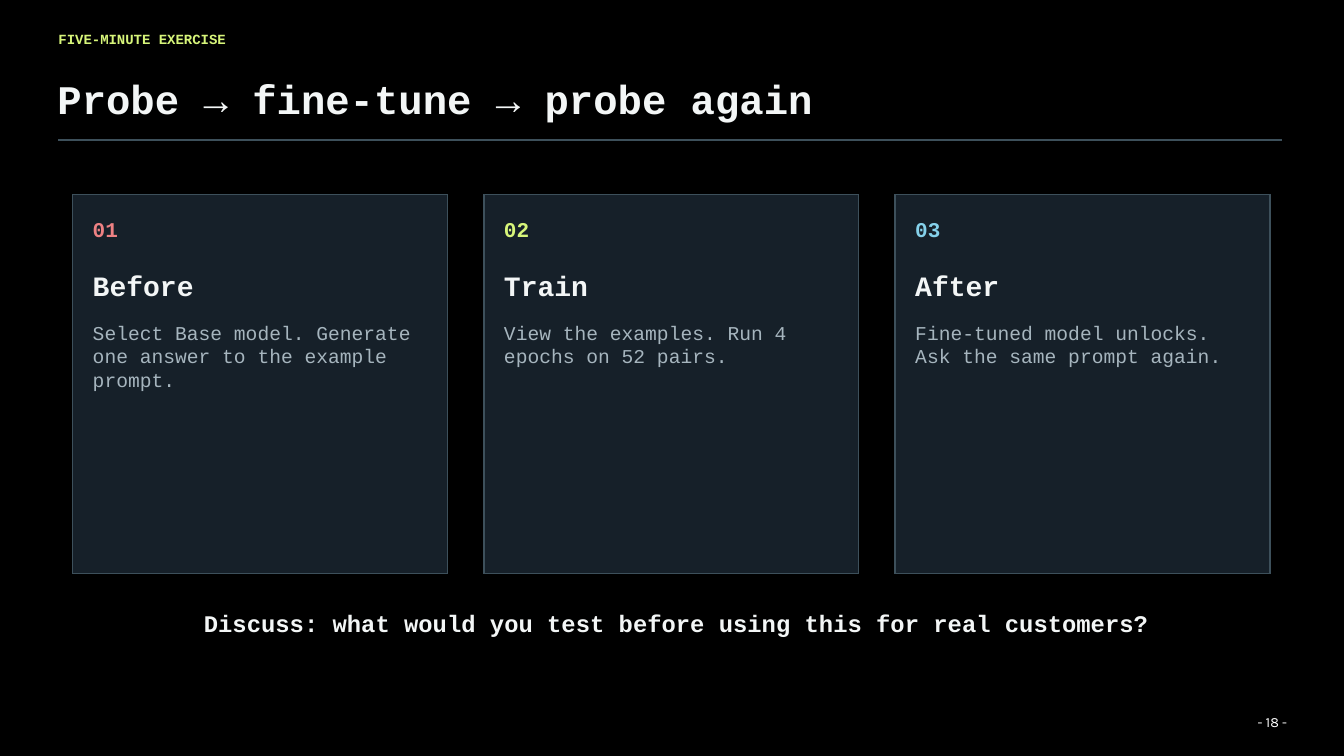
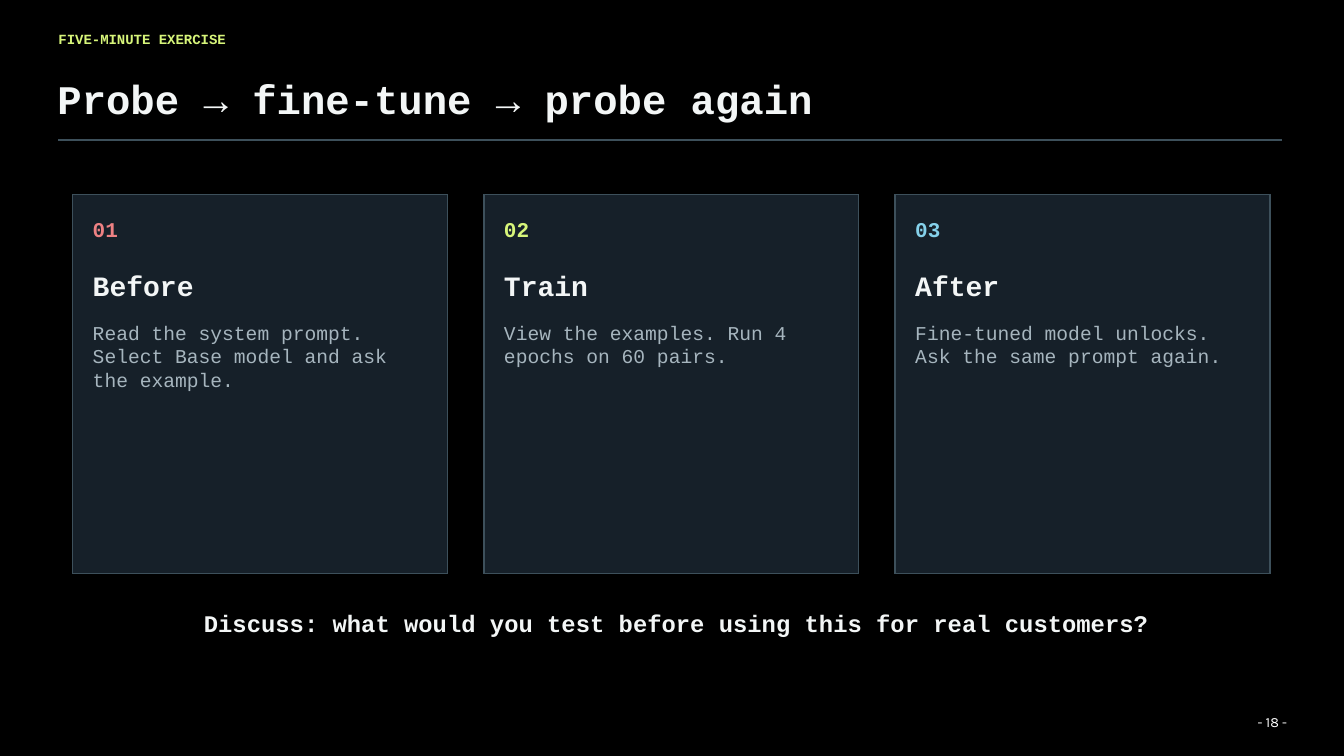
Before and after one commit to Agentic-Systems-Lab/lecture-3-finetuning, a slide deck: slide 19 of 04_finetuning.pptx. Drawn at 1344x756 pixels with LibreOffice and Linux fonts; fonts in the diff are those of the drawing; background and template pictures are left out. Boxes give left, top, right and bottom in pixels: in the first picture for what was removed or moved away, otherwise in the second. Text is boxed around its words. In the diff, an @@ line names an element or a change of style, - is before the commit and + after.

Commit message:
Make LumiNest system prompt editable for live fine-tuning

```diff
--- a/04_finetuning.pptx
+++ b/04_finetuning.pptx
@@ text at <box>93,326,387,391</box>: text changed @@
-Select Base model. Generate one answer to the example prompt.
+Read the system prompt. Select Base model and ask the example.
@@ text at <box>504,326,787,367</box>: text changed @@
-View the examples. Run 4 epochs on 52 pairs.
+View the examples. Run 4 epochs on 60 pairs.
```
Also in this commit, not shown: 3 other slides changed, 10 other files.
